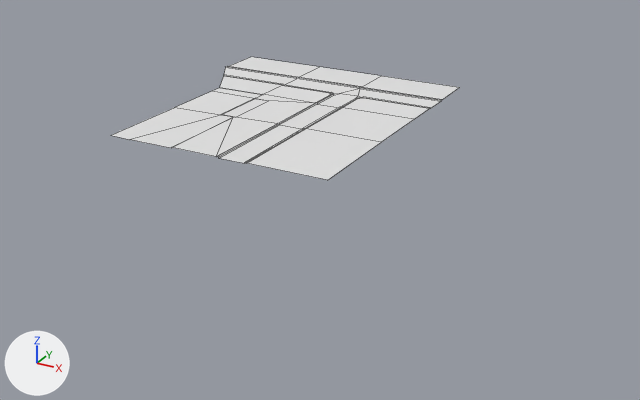
An edit to the FBX model Cyber_Siege/Assets/Models/Environment/Alleyway/Ground.fbx, drawn before and after from the same camera.
Both versions are drawn from a 50 mm lens placed at (112.2, -148.0, 61.9), pointed at (29.1, 3.1, -13.7). Every picture has the same lights, and +X, +Y and +Z are marked at lower left. Mesh edges are drawn as thin lines. Where no turn or scale is listed for an object, it has been applied to the vertices.

The older version as bpy lines, for what is in view:
```python
me_plane = bpy.data.meshes.new('Plane')
me_plane.from_pydata(...)  # 114 vertices, 89 faces; spans x -22.3..38.3, y -19.2..48.7, z -0.2..0.1
ob_ground = bpy.data.objects.new('Ground', me_plane)
ob_ground.location = (2.7, 3.7, 0.0)
```
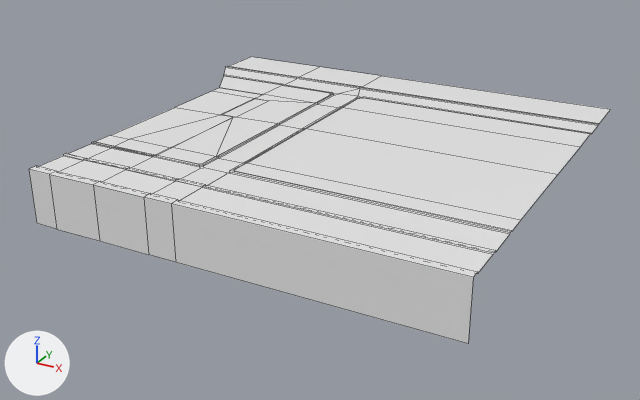
The change, as a diff of the scene's bpy script:
```diff
--- a/Cyber_Siege/Assets/Models/Environment/Alleyway/Ground.fbx.py
+++ b/Cyber_Siege/Assets/Models/Environment/Alleyway/Ground.fbx.py
@@ me_plane @@
 # used by ob_ground; location = (2.7, 3.7, 0.0)
-me_plane.from_pydata(...)  # 114 vertices, 89 faces; spans x -22.3..38.3, y -19.2..48.7, z -0.2..0.1
+me_plane.from_pydata(...)  # 207 vertices, 167 faces; spans x -22.3..74.5, y -42.0..48.7, z -11.1..0.2
+# me_plane part 1
+# 12 vertices are removed from x 38.3, y -19.2..48.7, z -0.2..0.1
+# 11 faces are deleted
+# 2 vertices move from x -13.2..-8.0, y -19.2, z -0.2 to x -13.2..-8.0, y -19.2, z -0.1
+# 77 vertices are added at x -13.2..74.5, y -42.0..29.8, z -11.1..0.2
+# 5 new vertices lie (57.4, 0.0, 0.0) away from vertices in x 17.1, y 36.4..48.7, z -0.2..0.1
+# 7 new vertices lie (0.0, 7.1, 0.0) away from vertices in x -13.2..74.5, y -40.1..-32.0, z -0.2..-0.1
+# 6 new vertices lie (0.0, -1.9, 0.0) away from vertices in x -13.2..74.5, y -40.1, z 0.2
+# 5 new vertices lie (0.0, 0.0, -11.2) away from vertices in x -13.2..74.5, y -42.0, z 0.2
+# 5 new vertices lie (0.0, -1.0, 0.0) away from vertices in x -13.2..74.5, y -32.0, z 0.1
+# 89 new faces join them
```

Pixel boxes [x1, y1, x2, y2] of what changed, in the pictures (640 x 400 px):
'Ground', reshaped (67% wider, 132% taller)
    before: [111, 57, 460, 180]
    after: [29, 57, 611, 344]
part 1 of me_plane, built on
    before: [111, 86, 460, 180]
    after: [29, 86, 611, 344]
